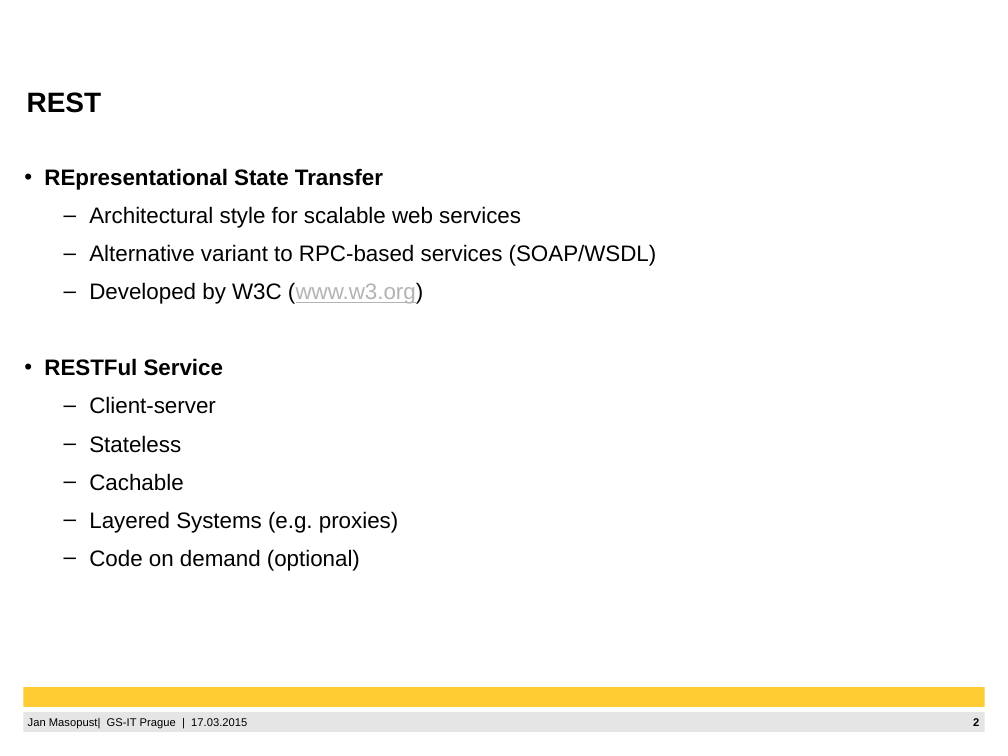
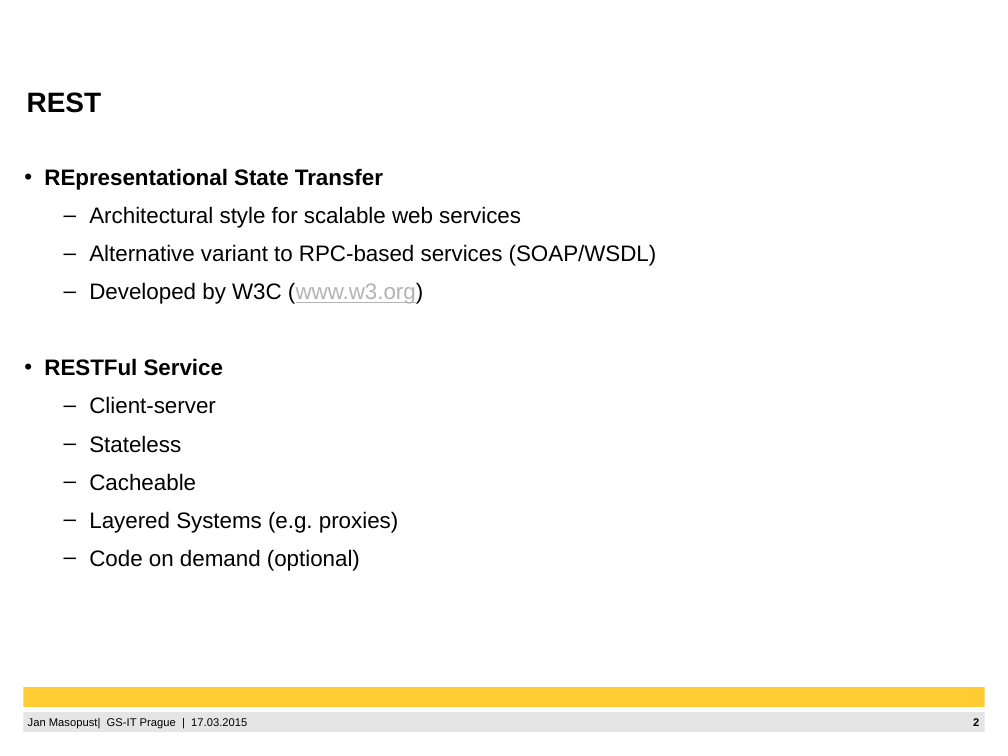
Before and after one commit to janmas/CobaSportsDemo, a slide deck: slide 2 of OData.pptx. Drawn at 1008x756 pixels with LibreOffice and Linux fonts; fonts in the diff are those of the drawing; background and template pictures are left out. Boxes give left, top, right and bottom in pixels: in the first picture for what was removed or moved away, otherwise in the second. Text is boxed around its words. In the diff, an @@ line names an element or a change of style, - is before the commit and + after.

```diff
--- a/OData.pptx
+++ b/OData.pptx
@@ text at <box>89,473,196,491</box>: text changed @@
-  – Cachable
+  – Cacheable
```
Also in this commit, not shown: 4 other slides changed, 3 slides added.
